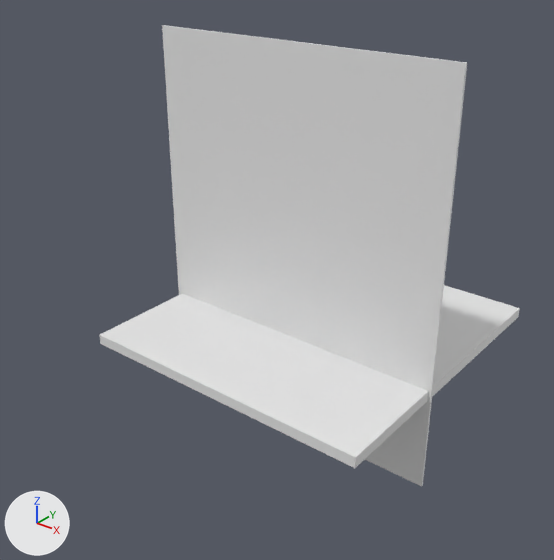
One commit to the glTF model common/models/terrain.gltf: the scene before it, then after it.
Before and after are seen from a camera (50 mm lens) standing at (193.0, -273.0, 214.0) and looking at (-20.0, -6.0, 49.0). Lighting does not change. The marker at lower left points along +X, +Y and +Z. Materials are left out; every surface is plain grey. Where no turn or scale is listed for an object, it has been applied to the vertices. Vertices at the same position are counted once.
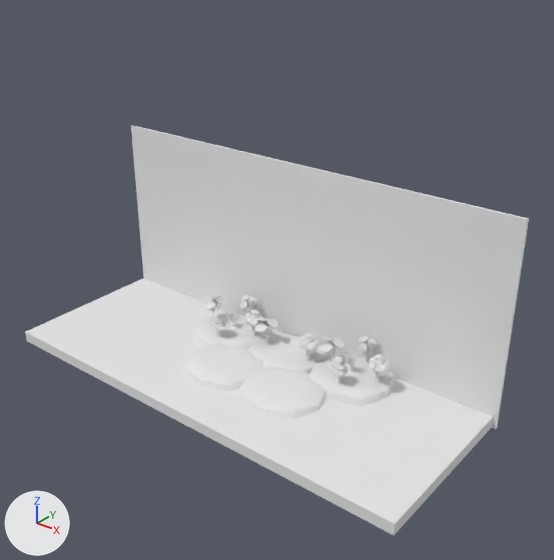
Patch to the scene script:
```diff
--- a/common/models/terrain.gltf.py
+++ b/common/models/terrain.gltf.py
@@ me_cube_001 @@
 # used by ob_cube; location = (-13.5, 19.3, 14.8); scale = (0.587, 0.587, 0.587)
-me_cube_001.from_pydata(...)  # 8 vertices, 12 faces; spans x -133.0..133.0, y -138.0..138.0, z -5.0..5.0
+me_cube_001.from_pydata(...)  # 5305 vertices, 10046 faces; spans x -136.0..133.0, y -138.0..145.0, z -160.0..17.0
+# me_cube_001 part 1: a new loose piece, a box spanning x -135.6..133.1, y 132.8..137.0, z -159.9..4.8
+# me_cube_001 part 2: a new loose piece, an icosphere of 20 faces spanning x -33.5..-25.5, y 66.7..84.3, z -34.6..-25.8
+# me_cube_001 part 3: a new loose piece, an icosphere of 20 faces spanning x -36.0..-27.5, y 62.3..81.0, z -30.3..-21.0
+# me_cube_001 part 4: a new loose piece, an icosphere of 20 faces spanning x 8.1..16.1, y 69.7..87.3, z -35.8..-27.1
+# me_cube_001 part 5: a new loose piece, an icosphere of 20 faces spanning x 5.7..14.2, y 65.3..84.0, z -31.6..-22.3
+# me_cube_001 part 6: 5097 vertices added at x -82.0..54.0, y -70.0..145.0, z -38.0..17.0
@@ ob_cube @@
 ob_cube = bpy.data.objects.new('Cube', me_cube_001)
-ob_cube.location = (-13.5, 19.3, 14.8)
-ob_cube.scale = (0.587, 0.587, 0.587)
+ob_cube.location = (-14.0, -42.2, 14.8)
+ob_cube.rotation_euler = (0.0, -3.142, 0.0)  # degrees (0, -180, 0)
+ob_cube.scale = (0.825, 0.302, 0.587)
@@ ob_cube_001 @@
-ob_cube_001 = bpy.data.objects.new('Cube.001', me_cube_002)
-ob_cube_001.location = (-14.2, -1.4, 62.9)
```

Pixel boxes [x1, y1, x2, y2] of what changed, in the pictures (554 x 560 px):
'Cube', reshaped, moved, turned, rescaled
    before: [99, 285, 520, 468]
    after: [25, 125, 529, 535]
'Cube.001', deleted
    before: [162, 25, 467, 486]
part 1 of me_cube_001, added
    after: [131, 125, 529, 429]
part 2 of me_cube_001, added
    after: [303, 333, 316, 343]
part 3 of me_cube_001, added
    after: [304, 342, 318, 354]
part 4 of me_cube_001, added
    after: [249, 309, 261, 319]
part 5 of me_cube_001, added
    after: [250, 318, 262, 328]
part 6 of me_cube_001, added
    after: [182, 295, 396, 420]
